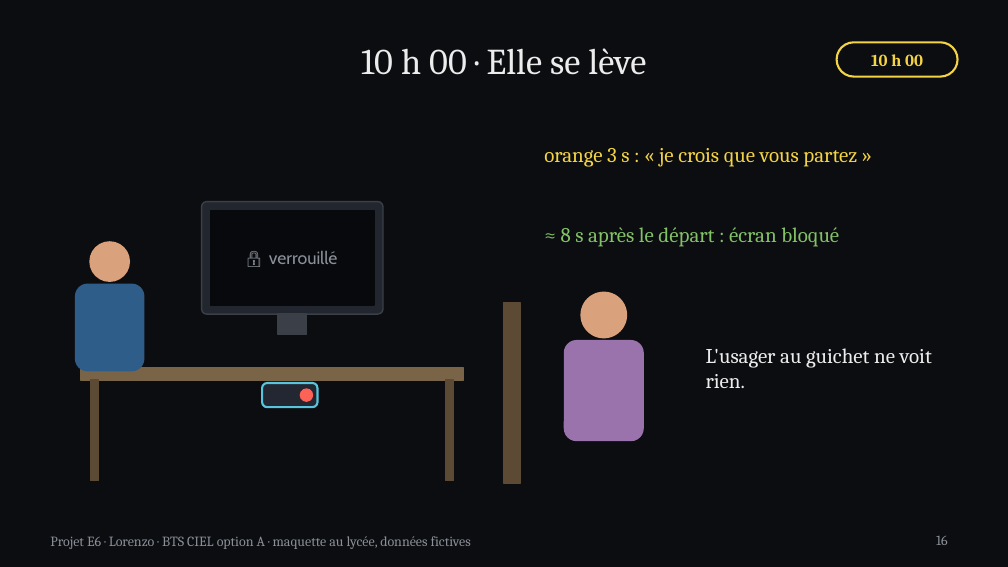
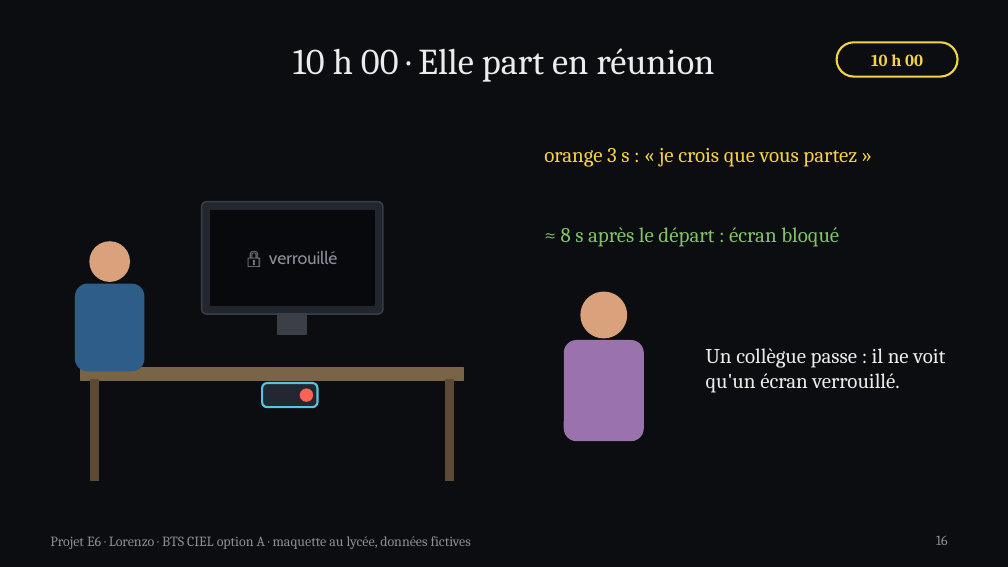
Before and after one commit to bachir151/projet-E6, a slide deck: slide 16 of Projet apprenti 3/livrables/powerpoint-3b1b/Projet_E6_Lorenzo_3b1b.pptx. Drawn at 1008x567 pixels with LibreOffice and Linux fonts; fonts in the diff are those of the drawing. Boxes give left, top, right and bottom in pixels: in the first picture for what was removed or moved away, otherwise in the second. Text is boxed around its words. In the diff, an @@ line names an element or a change of style, - is before the commit and + after.

```diff
--- a/Projet apprenti 3/livrables/powerpoint-3b1b/Projet_E6_Lorenzo_3b1b.pptx
+++ b/Projet apprenti 3/livrables/powerpoint-3b1b/Projet_E6_Lorenzo_3b1b.pptx
@@ title at [293, 48, 715, 82]: text changed @@
-10 h 00 · Elle se lève
+10 h 00 · Elle part en réunion
@@ rectangle removed at [504, 302, 520, 484] @@
@@ text at [706, 348, 945, 393]: text changed @@
-L'usager au guichet ne voit rien.
+Un collègue passe : il ne voit qu'un écran verrouillé.
```
Also in this commit, not shown: 6 other slides changed, 12 other files.
